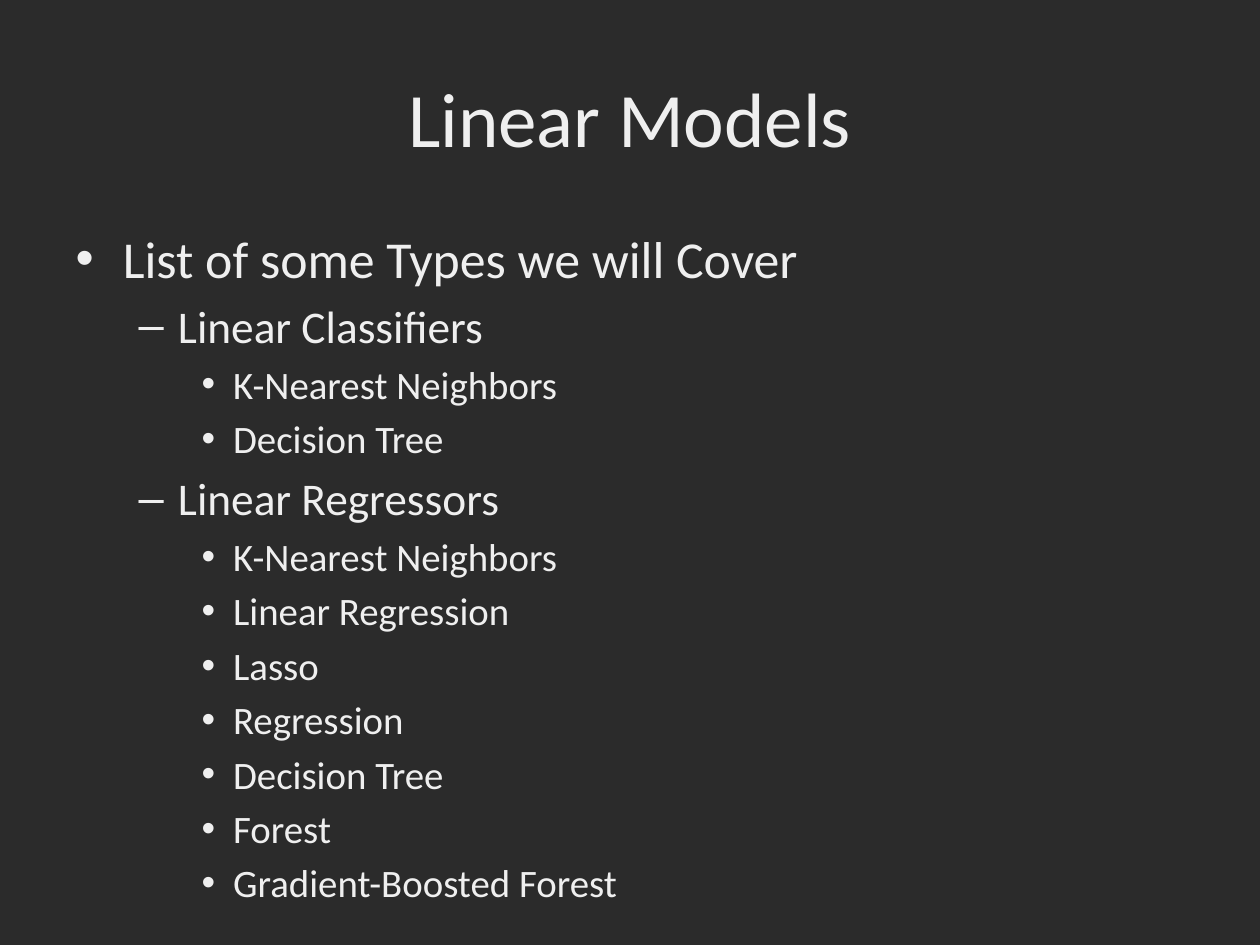
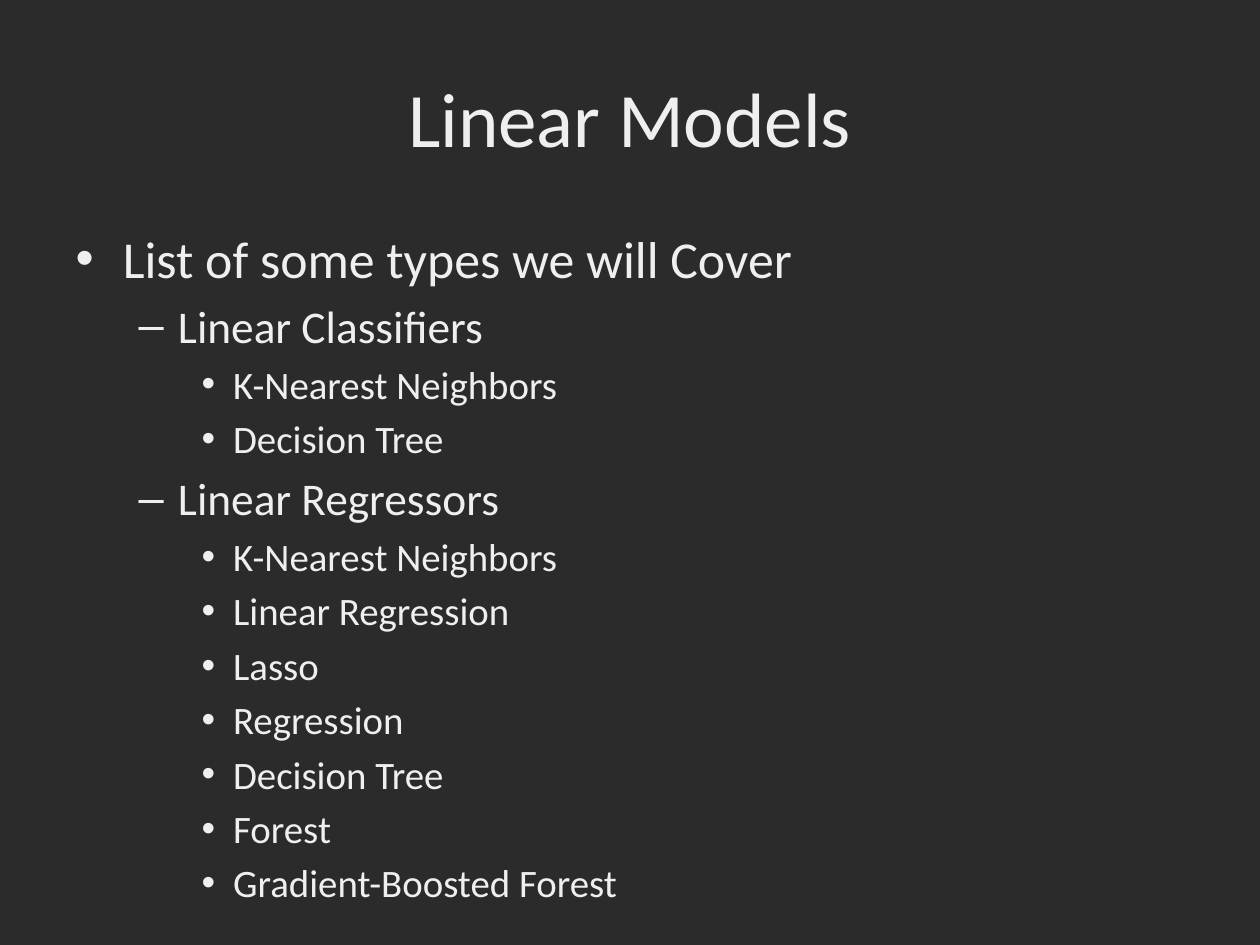
Before and after one commit to dbowmans46/PracticalProgramming, a slide deck: slide 27 of Session 7 - Python/Instructional Material/Session 7 - Python Brief Intro to Machine Learning with Scikit Learn.pptx (slide 21 before the commit). Drawn at 1260x945 pixels with LibreOffice and Linux fonts; fonts in the diff are those of the drawing; background and template pictures are left out; a plain dark background stands for a picture behind light text. Boxes give left, top, right and bottom in pixels: in the first picture for what was removed or moved away, otherwise in the second. Text is boxed around its words. In the diff, an @@ line names an element or a change of style, - is before the commit and + after.

Commit message:
Fixed typos, updated style, added underfitting and overfitting concepts.

```diff
--- a/Session 7 - Python/Instructional Material/Session 7 - Python Brief Intro to Machine Learning with Scikit Learn.pptx
+++ b/Session 7 - Python/Instructional Material/Session 7 - Python Brief Intro to Machine Learning with Scikit Learn.pptx
@@ text at [123, 242, 791, 287]: text changed @@
-• List of some Types we will Cover
+• List of some types we will Cover
```
Also in this commit, not shown: 16 other slides changed, 6 slides added.
